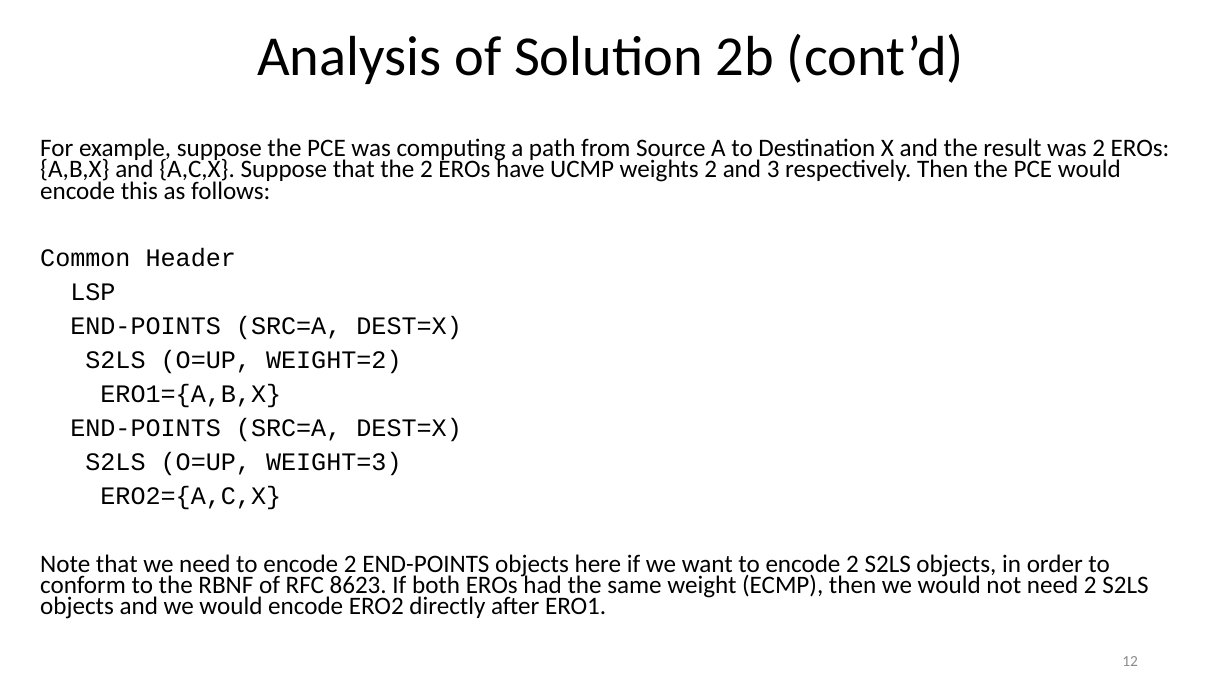
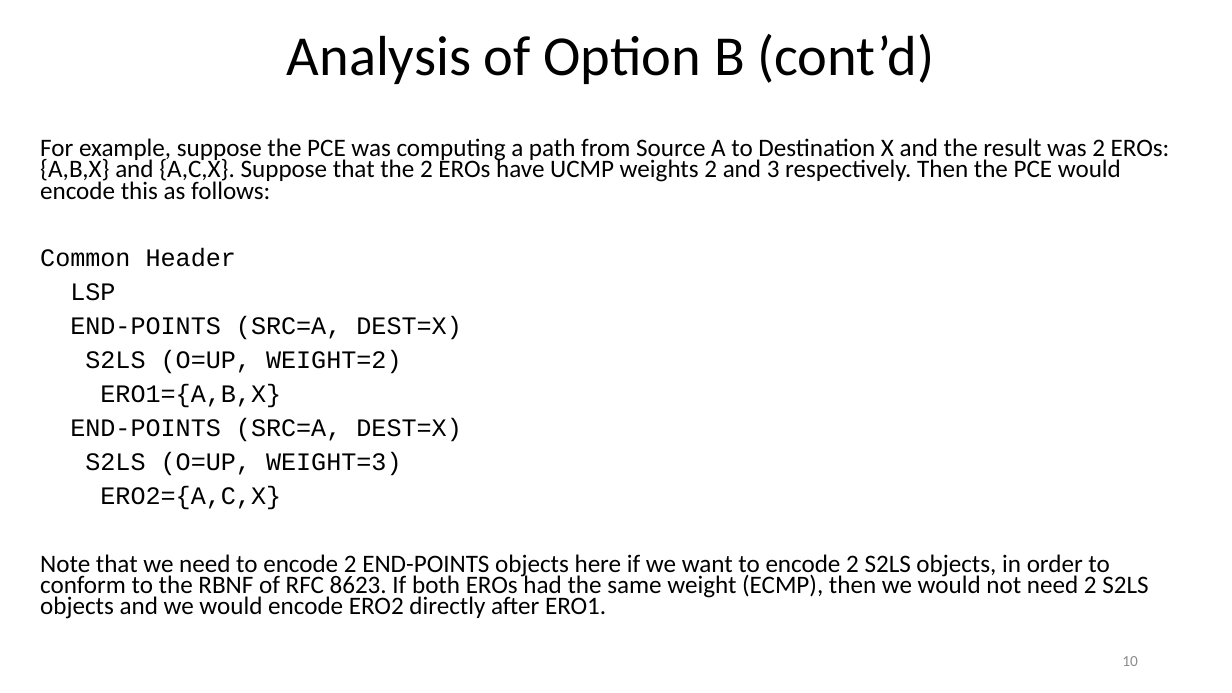
Before and after one commit to mkoldych-cisco/ietf105, a slide deck: slide 10 of pcep_multiple_ERO.pptx (slide 12 before the commit). Drawn at 1232x693 pixels with LibreOffice and Linux fonts; fonts in the diff are those of the drawing. Boxes give left, top, right and bottom in pixels: in the first picture for what was removed or moved away, otherwise in the second. Text is boxed around its words. In the diff, an @@ line names an element or a change of style, - is before the commit and + after.

```diff
--- a/pcep_multiple_ERO.pptx
+++ b/pcep_multiple_ERO.pptx
@@ title at box(287, 34, 934, 84): text changed @@
-Analysis of Solution 2b (cont’d)
+Analysis of Option B (cont’d)
@@ page number at box(1122, 656, 1138, 666): text changed @@
-12
+10
```
Also in this commit, not shown: 9 other slides changed, 1 slide removed.
